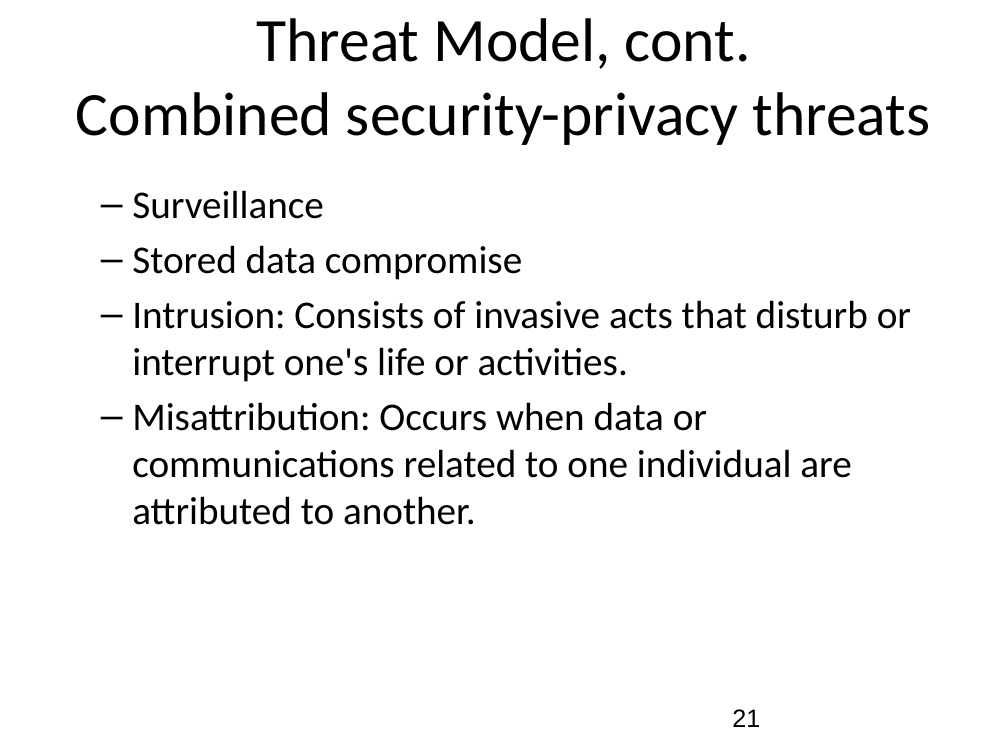
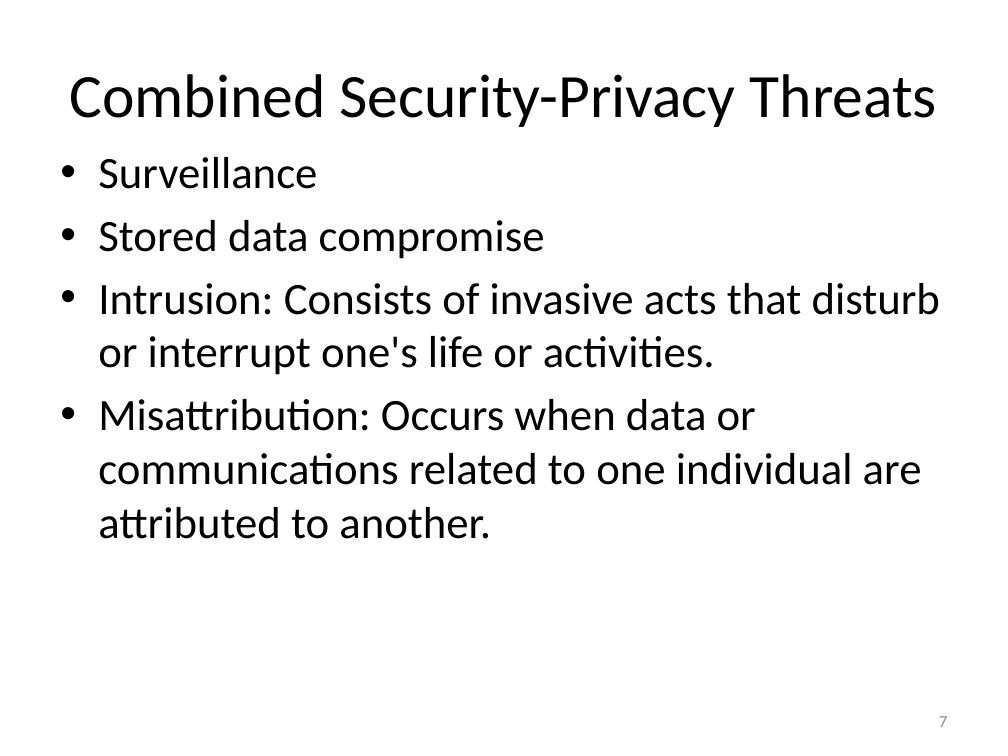
Before and after one commit to hannestschofenig/tschofenig-ids, a slide deck: slide 7 of PrivacyTutorial/iab-privacy-considerations.pptx (slide 21 before the commit). Drawn at 1008x756 pixels with LibreOffice and Linux fonts; fonts in the diff are those of the drawing. Boxes give left, top, right and bottom in pixels: in the first picture for what was removed or moved away, otherwise in the second. Text is boxed around its words. In the diff, an @@ line names an element or a change of style, - is before the commit and + after.

```diff
--- a/PrivacyTutorial/iab-privacy-considerations.pptx
+++ b/PrivacyTutorial/iab-privacy-considerations.pptx
@@ title "Combined Security-Privacy Threats" at [69,74,937,127]: vertical alignment top to middle @@
@@ title at [69,74,937,127]: text changed @@
-Threat Model, cont.
-Combined security-privacy threats
+Combined Security-Privacy Threats
@@ text "Surveillance": place and size @@
-text "Surveillance" at [132,190,911,525]
+text "Surveillance" at [98,157,940,539]
@@ text "Surveillance" at [98,157,940,539]: size 28 to 32 pt; bullet – to •; list level 2 to 1 in "Surveillance"; list level 2 to 1 in "Stored data compromise"; list level 2 to 1 in "Intrusion: Consists of invasive acts ..."; list level 2 to 1 in "Misattribution: Occurs when data or ..." @@
@@ page number at [939,716,947,727]: vertical alignment top to middle @@
@@ page number at [939,716,947,727]: text changed; size 18 to 12 pt; font Arial to Calibri; text colour #000000 to #8C8C8C @@
-21
+7
```
Also in this commit, not shown: 17 other slides changed, 3 slides added, 18 slides removed.
